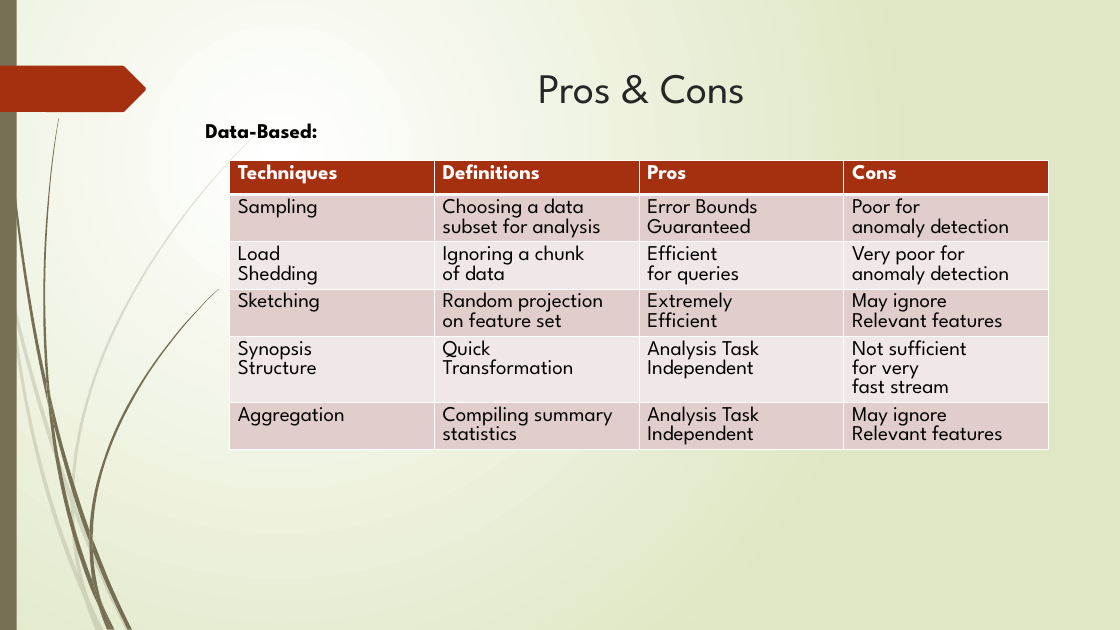
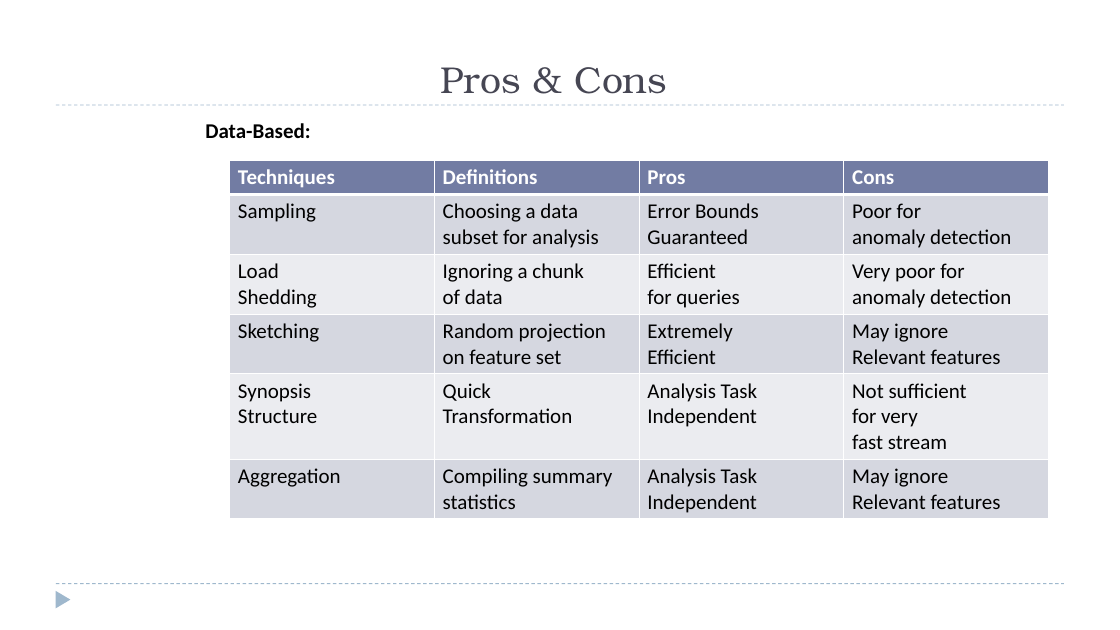
Before and after one commit to zixiaojindao/time-series-survey, a slide deck: slide 9 of slide/data stream mining.pptx. Drawn at 1120x630 pixels with LibreOffice and Linux fonts; fonts in the diff are those of the drawing. Boxes give left, top, right and bottom in pixels: in the first picture for what was removed or moved away, otherwise in the second. Text is boxed around its words. In the diff, an @@ line names an element or a change of style, - is before the commit and + after.

```diff
--- a/slide/data stream mining.pptx
+++ b/slide/data stream mining.pptx
@@ background gradient #FFFFFF to #DFE8C4 to #FFFFFF @@
@@ rectangle removed at (x1=0, y1=0, x2=17, y2=630) @@
@@ title "Pros & Cons" moved from (x1=539, y1=75, x2=745, y2=104) to (x1=441, y1=67, x2=667, y2=94) @@
@@ title "Pros & Cons" at (x1=441, y1=67, x2=667, y2=94): size 36 to 32 pt, font League Spartan to TeX Gyre Bonum, text colour #262626 to #464653; vertical alignment top to bottom @@
@@ freeform shape removed at (x1=0, y1=66, x2=146, y2=112) @@
@@ line added from (56, 105) to (1065, 105), #9FB8CD 0.75 pt dashed @@
@@ text "Data-Based:" at (x1=205, y1=123, x2=310, y2=138): font League Spartan to Calibri @@
@@ table at (x1=229, y1=160, x2=1049, y2=517) @@
@@ fill #A53010 to #727CA3 in row 1 @@
@@ fill #E1CDCC to #D5D7E0 in 12 cells @@
@@ fill #F0E8E7 to #EBECF0 in 8 cells @@
@@ font League Spartan to Calibri @@
@@ line added from (56, 584) to (1065, 584), #9FB8CD 0.75 pt dashed @@
@@ triangle added at (x1=56, y1=591, x2=71, y2=609), fill #9FB8CD @@
@@ group removed at (x1=0, y1=129, x2=262, y2=630): 10 freeform shapes @@
@@ group removed at (x1=3, y1=0, x2=218, y2=630): 12 freeform shapes @@
```
Also in this commit, not shown: 12 other slides changed, 2 other files.
